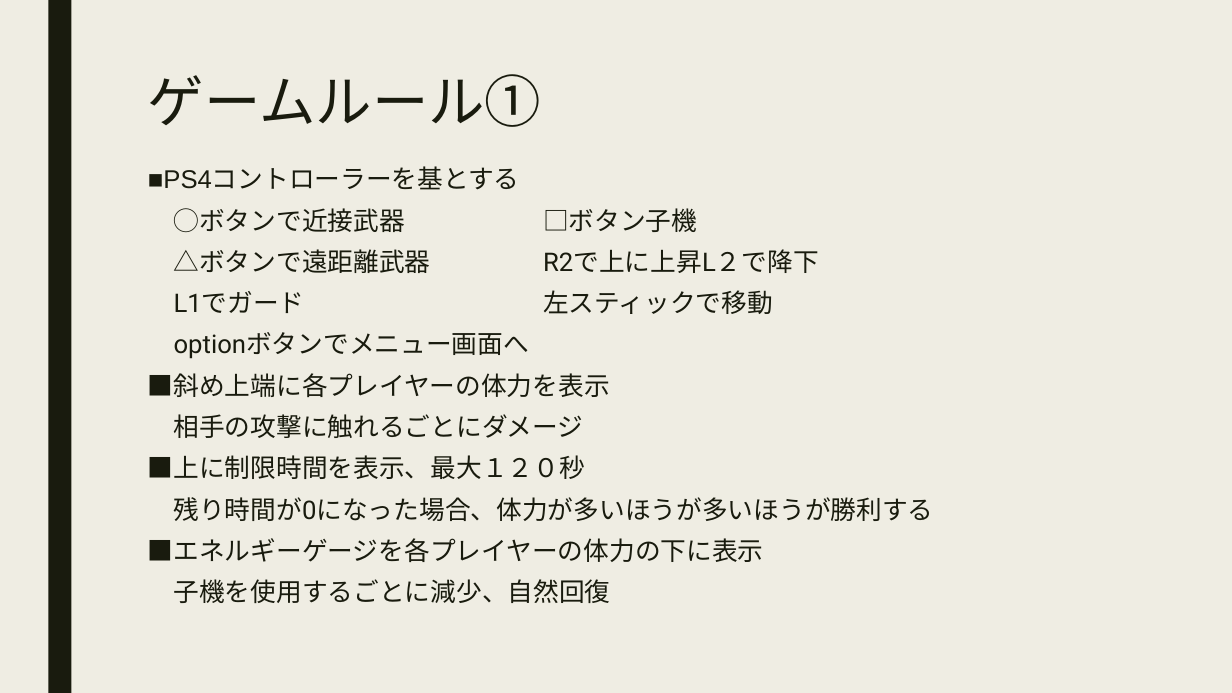
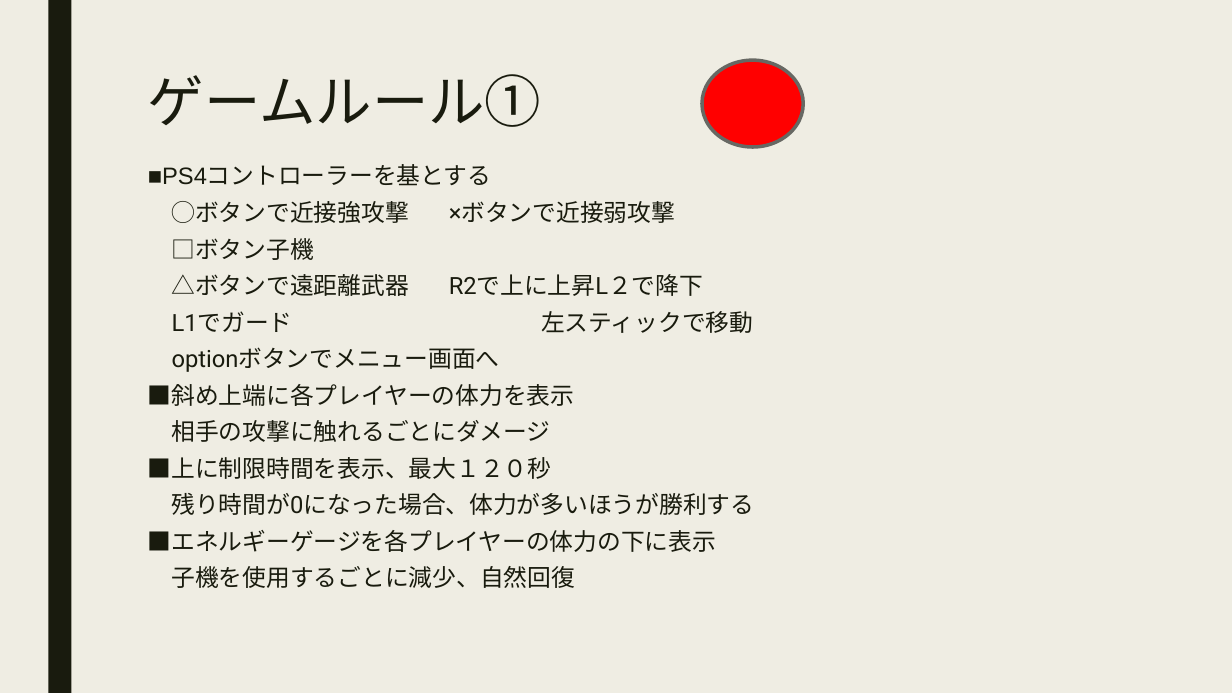
Before and after one commit to Specification/SpaceBattleShip, a slide deck: slide 9 of doc/後期プロゼミ仕様書UFO.pptx. Drawn at 1232x693 pixels with LibreOffice and Linux fonts; fonts in the diff are those of the drawing. Boxes give left, top, right and bottom in pixels: in the first picture for what was removed or moved away, otherwise in the second. Text is boxed around its words. In the diff, an @@ line names an element or a change of style, - is before the commit and + after.

```diff
--- a/doc/後期プロゼミ仕様書UFO.pptx
+++ b/doc/後期プロゼミ仕様書UFO.pptx
@@ ellipse added at box(702, 60, 804, 147), fill #FF0000, outline #686863 2.75 pt @@
@@ text at box(148, 165, 753, 588): size 20 to 18.5 pt in "■PS4コントローラーを基とする", "△ボタンで遠距離武器 R2で上に上昇L２で降下", "L1でガード 左スティックで移動", "optionボタンでメニュー画面へ" and 5 more places; line spacing 0.84 to 0.74 @@
@@ text at box(172, 201, 675, 260): text changed; size 20 to 18.5 pt @@
-◯ボタンで近接武器 □ボタン子機
+◯ボタンで近接強攻撃 ×ボタンで近接弱攻撃
+□ボタン子機
@@ text at box(172, 493, 755, 515): text changed; size 20 to 18.5 pt @@
-残り時間が0になった場合、体力が多いほうが多いほうが勝利する
+残り時間が0になった場合、体力が多いほうが勝利する
```
Also in this commit, not shown: 8 other slides changed, 2 slides added, 1 other file.
